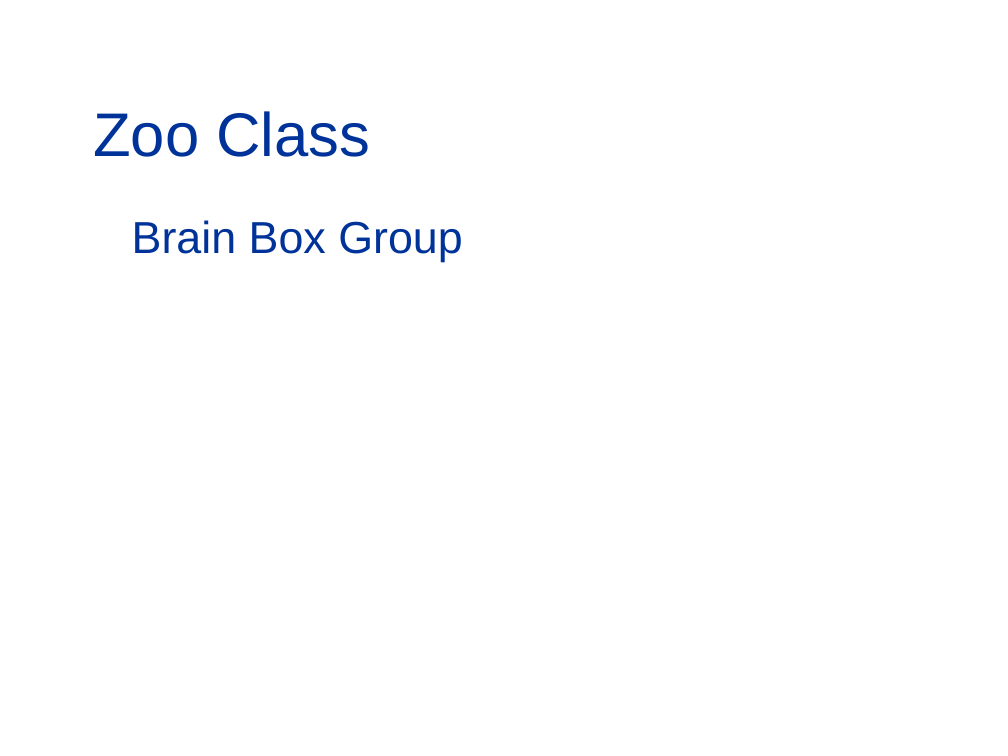
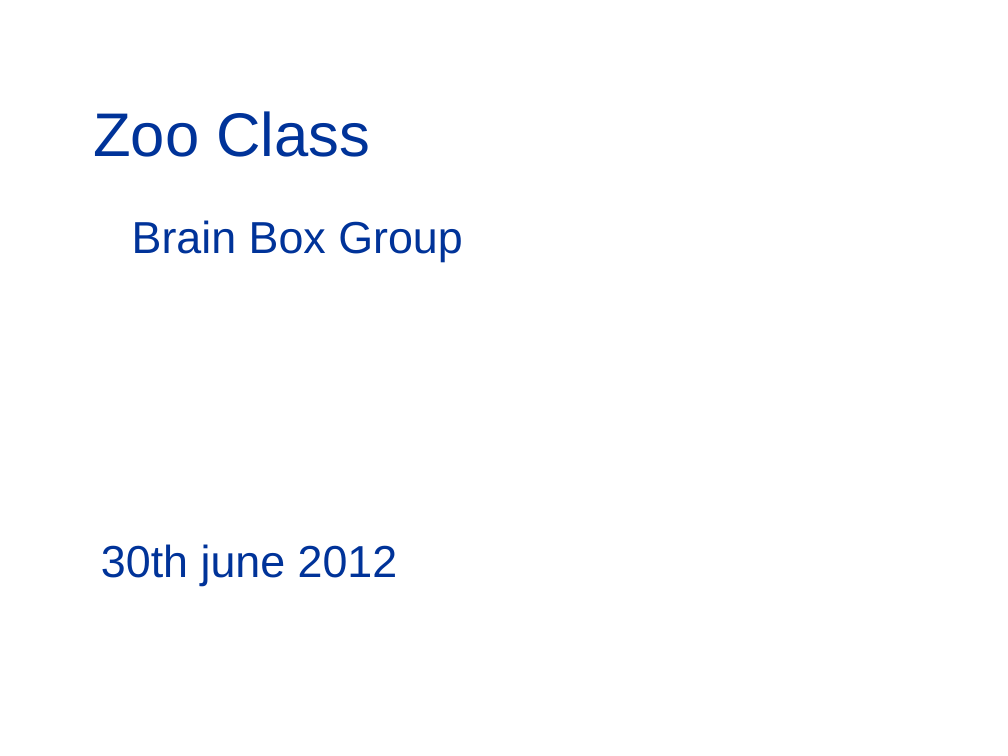
Before and after one commit to ernestpob/zoo-assignment, a slide deck: slide 1 of Zoo_ppt.odp. Drawn at 1008x756 pixels with LibreOffice and Linux fonts; fonts in the diff are those of the drawing; background and template pictures are left out. Boxes give left, top, right and bottom in pixels: in the first picture for what was removed or moved away, otherwise in the second. Text is boxed around its words. In the diff, an @@ line names an element or a change of style, - is before the commit and + after.

Commit message:
update

```diff
--- a/Zoo_ppt.odp
+++ b/Zoo_ppt.odp
@@ text at bbox=[101, 544, 398, 586]: paragraph added @@
+30th june 2012
```
Also in this commit, not shown: 3 slides added.
